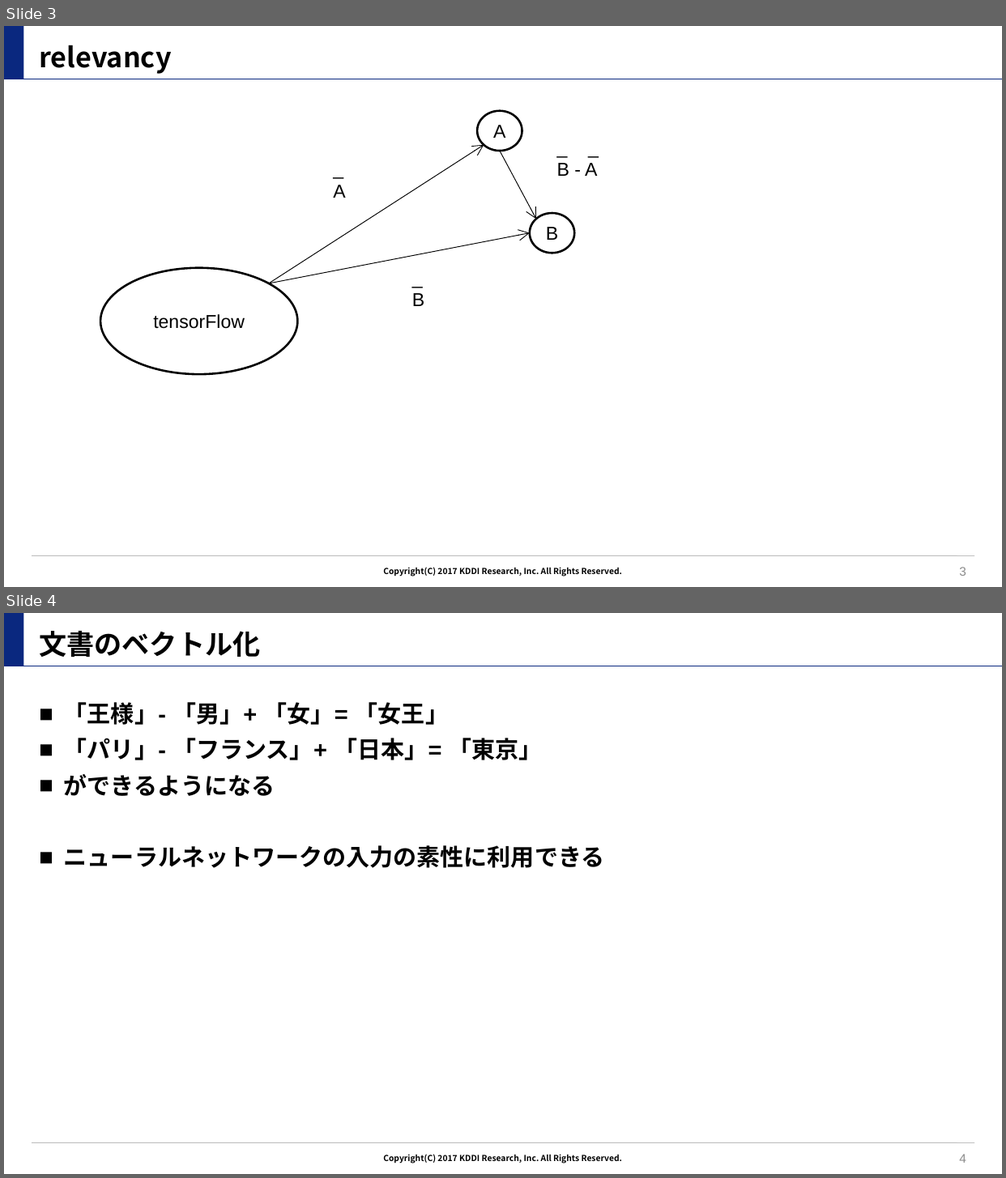
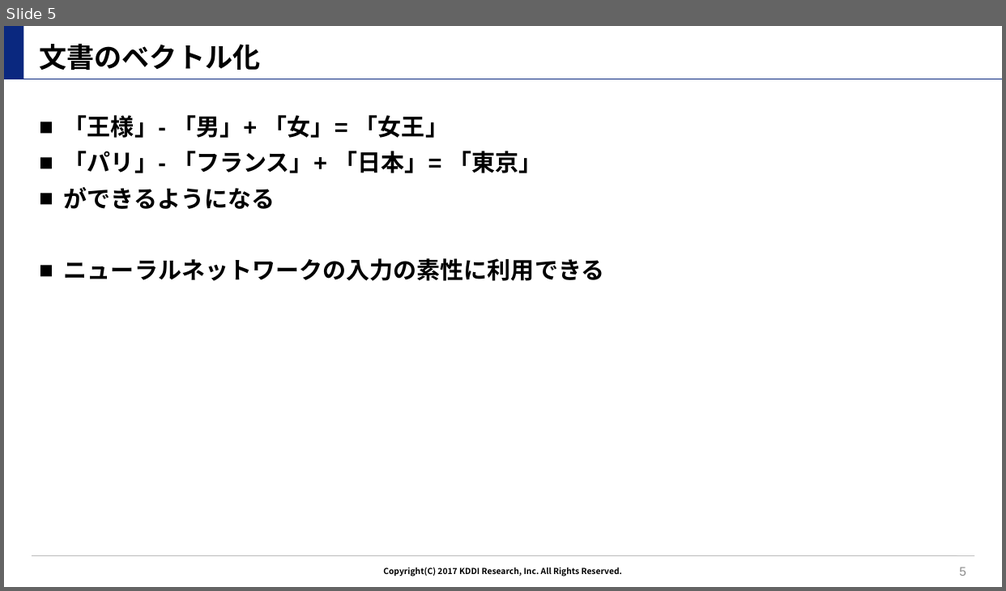
Before and after one commit to tilmitt11191/paper_graph, a slide deck: overview.pptx. Shown one above the other, each under a label of ours: slides 3 and 4 before the commit, slide 5 after it. The pictures are 1006x1178 and 1006x591 pixels, drawn with LibreOffice and Linux fonts; fonts in the diff are those of the drawing; background and template pictures are left out. Boxes give left, top, right and bottom in pixels: in the first picture for what was removed or moved away, otherwise in the second. Text is boxed around its words. In the diff, an @@ line names an element or a change of style, - is before the commit and + after.

```diff
--- a/overview.pptx
+++ b/overview.pptx
@@ slide 3 removed at [4, 26, 1002, 587], background #FFFFFF; not listed: 4 template elements that a slide beside it also shows @@
@@ title removed at [39, 45, 171, 74] @@
-relevancy
@@ ellipse removed at [477, 110, 522, 150] @@
-A
@@ arrow removed from (269, 284) to (484, 145) @@
@@ arrow removed from (500, 151) to (536, 219) @@
@@ text removed at [557, 163, 597, 176] @@
-_ _
-B - A
@@ text removed at [333, 185, 345, 198] @@
-_
-A
@@ ellipse removed at [530, 213, 574, 253] @@
-B
@@ arrow removed from (269, 284) to (530, 233) @@
@@ ellipse removed at [100, 268, 297, 374] @@
-tensorFlow
@@ text removed at [412, 293, 424, 306] @@
-_
-B
@@ page number removed at [959, 567, 966, 576] @@
-3
@@ what was slide 4 is now slide 5 @@
@@ page number at [959, 567, 966, 576]: text changed @@
-4
+5
```
Also in this commit, not shown: 1 slide changed, 9 slides added.
